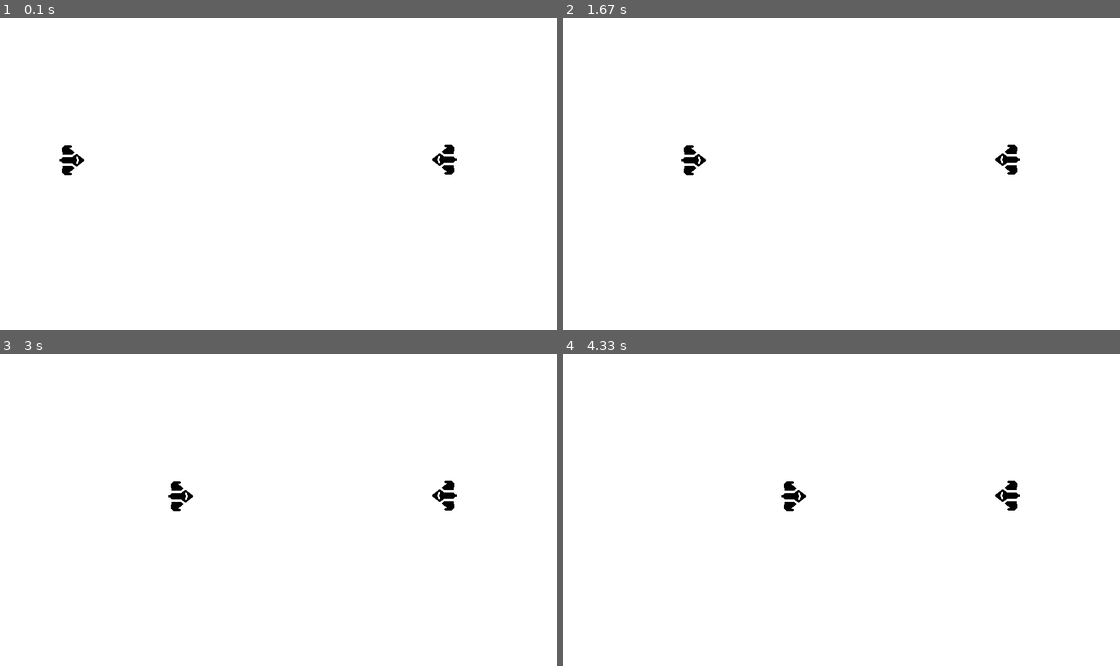
Above: before the commit, frames 1-4 (two rows, left to right).
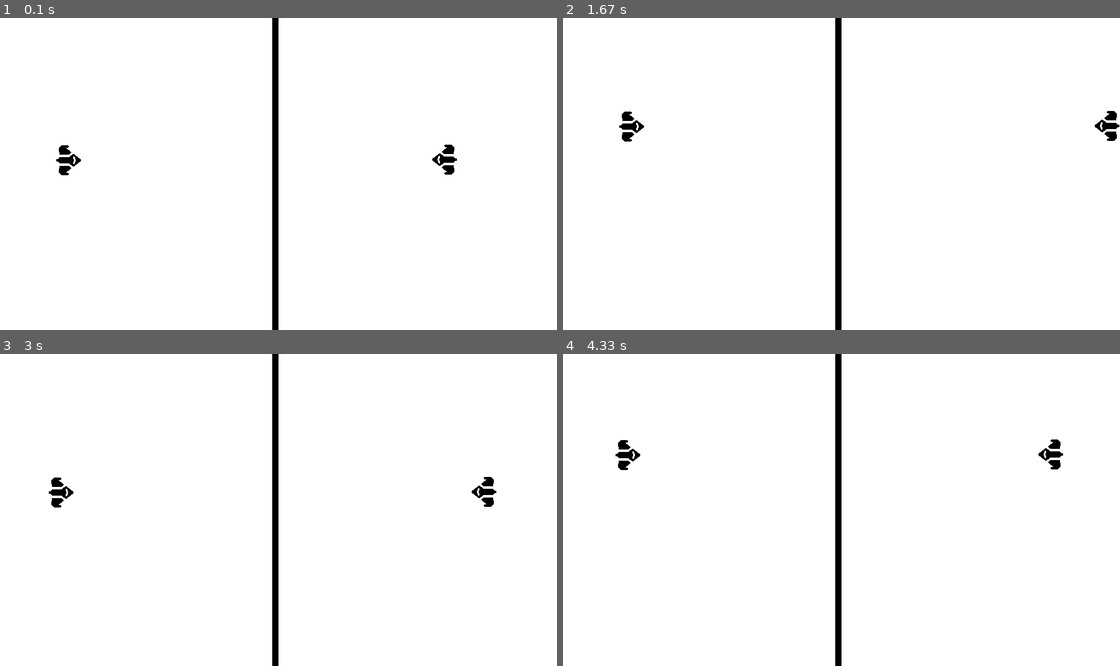
Above: after the commit, the same moments.

Repository: Rayan-Freitas/Pygame-PrimeiroJogo
Game: pygame game, started from main.py
The game is run twice, just before and just after one commit, with the same random seed, the same clock (stepped at 60 frames per second) and the same inputs.
Inputs:
- Up to frame 1 (0.1 s): no input
- Up to frame 2 (1.67 s): hold A 0.33-0.8 s; hold Right 0.33-0.8 s; hold Right 0.83-1.3 s; hold D 0.83-1.3 s; hold Up 1.33-1.63 s; hold W 1.33-1.63 s
- Up to frame 3 (3 s): hold Right 1.67-2.13 s; hold D 1.67-2.13 s; hold Left 2.17-2.7 s; hold A 2.17-2.7 s; hold Down from 2.73 s (still down); hold S from 2.73 s (still down)
- Up to frame 4 (4.33 s): release Down at 3.03 s; release S at 3.03 s; hold Left 3.07-3.47 s; hold A 3.07-3.47 s; hold Up 3.5-3.87 s; hold W 3.5-3.87 s; hold Right from 3.9 s (still down); hold D from 3.9 s (still down)

The runs differ from the first frame. In frame 1, 1.3% of the frame differs, in the area x 10-50%, y 0-100%; in frame 2, 1.9%, in the area x 10-100%, y 0-100%; in frame 3, 1.9%; in frame 4, 1.9%.

Commit message:
Commit 52:00

Diff:
--- a/main.py
+++ b/main.py
@@ -8,7 +8,12 @@
 
 FPS = 60
 
+VELOCITY = 3
+
 WHITE = (255, 255, 255)
+BLACK = (0, 0, 0)
+
+BORDER = pygame.Rect(WIDTH/2 - 5, 0, 10, HEIGHT)
 
 SPACESHIP_HEIGHT, SPACESHIP_WIDTH = 55, 40
 
@@ -28,9 +33,30 @@
 
 def draw_window(p1, p2):
     WIN.fill(WHITE)
+    pygame.draw.rect(WIN, BLACK, BORDER)
     WIN.blit(SPACESHIP_P1, (p1.x, p1.y))
     WIN.blit(SPACESHIP_P2, (p2.x, p2.y))
     pygame.display.update()
+
+def p1_movement(keys_pressed, p1):
+    if keys_pressed[pygame.K_a] and p1.x - VELOCITY > 0: # Esquerda
+        p1.x -= VELOCITY
+    if keys_pressed[pygame.K_d] and p1.x + VELOCITY + p1.width < BORDER.x: # Direita
+        p1.x += VELOCITY
+    if keys_pressed[pygame.K_w] and p1.y - VELOCITY > 0: # Cima
+        p1.y -= VELOCITY
+    if keys_pressed[pygame.K_s]  and p1.y + VELOCITY + p1.width < HEIGHT - 15: # Baixo e verificação de borda
+        p1.y += VELOCITY
+
+def p2_movement(keys_pressed, p2):
+    if keys_pressed[pygame.K_LEFT] and p2.x - VELOCITY > BORDER.x + BORDER.width: # Esquerda
+        p2.x -= VELOCITY
+    if keys_pressed[pygame.K_RIGHT] and p2.x + VELOCITY + p2.width < WIDTH: # Direita
+        p2.x += VELOCITY
+    if keys_pressed[pygame.K_UP] and p2.y - VELOCITY > 0: # Cima
+        p2.y -= VELOCITY
+    if keys_pressed[pygame.K_DOWN] and p2.y + VELOCITY + p2.width < HEIGHT - 15: # Baixo e verificação de borda
+        p2.y += VELOCITY
 
 def main():
     p1 = pygame.Rect(100, 200, SPACESHIP_WIDTH, SPACESHIP_HEIGHT)
@@ -47,7 +73,10 @@
         #RANDOM_NUMBER = random.randint(0,255)
         #random_N = (random.randint(0,255), random.randint(0,255), random.randint(0,255))
 
-        p1.x += 1
+        keys_pressed = pygame.key.get_pressed()
+        p1_movement(keys_pressed, p1)
+        p2_movement(keys_pressed, p2)
+
         draw_window(p1, p2)
 
     pygame.quit()
